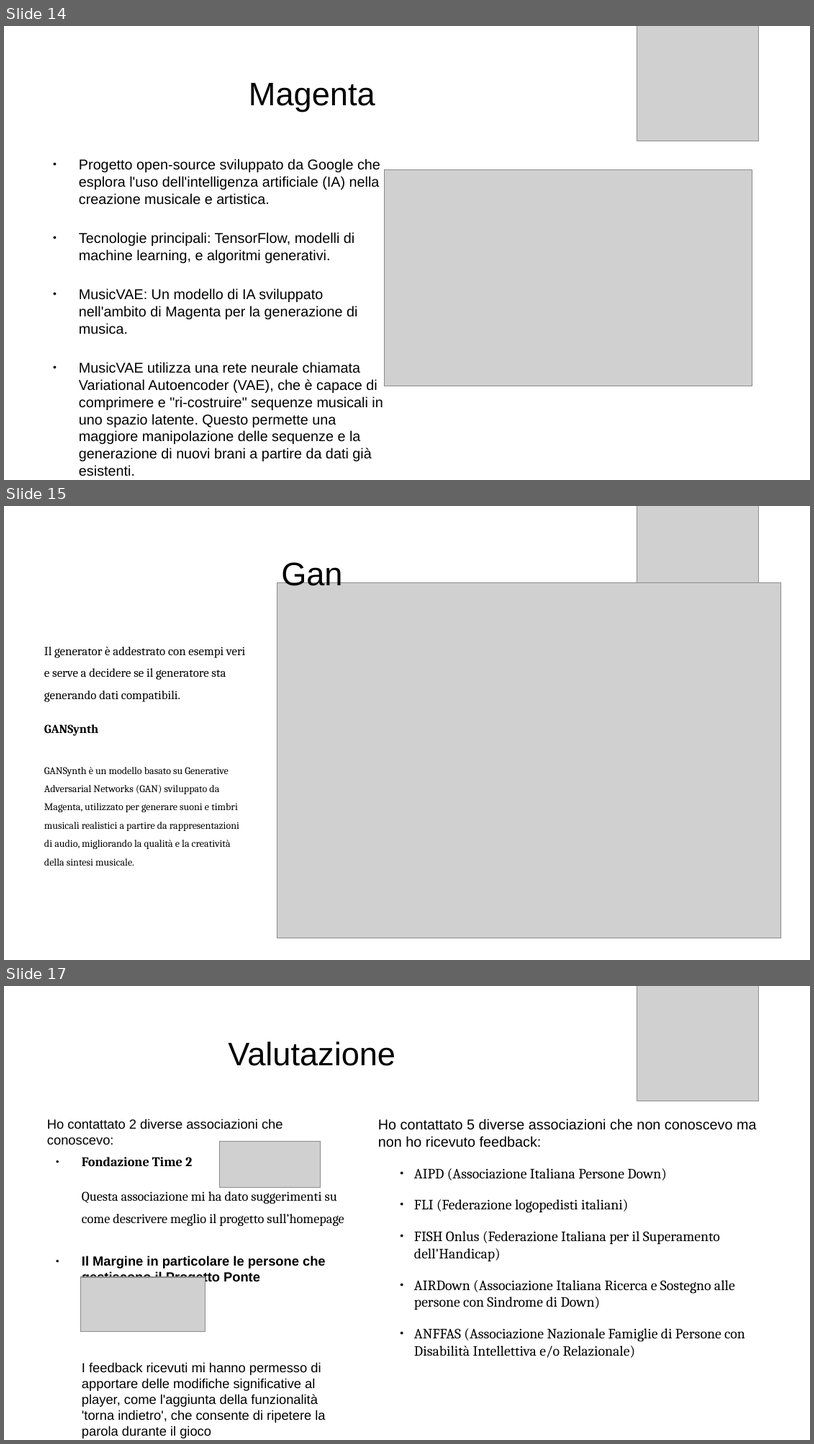
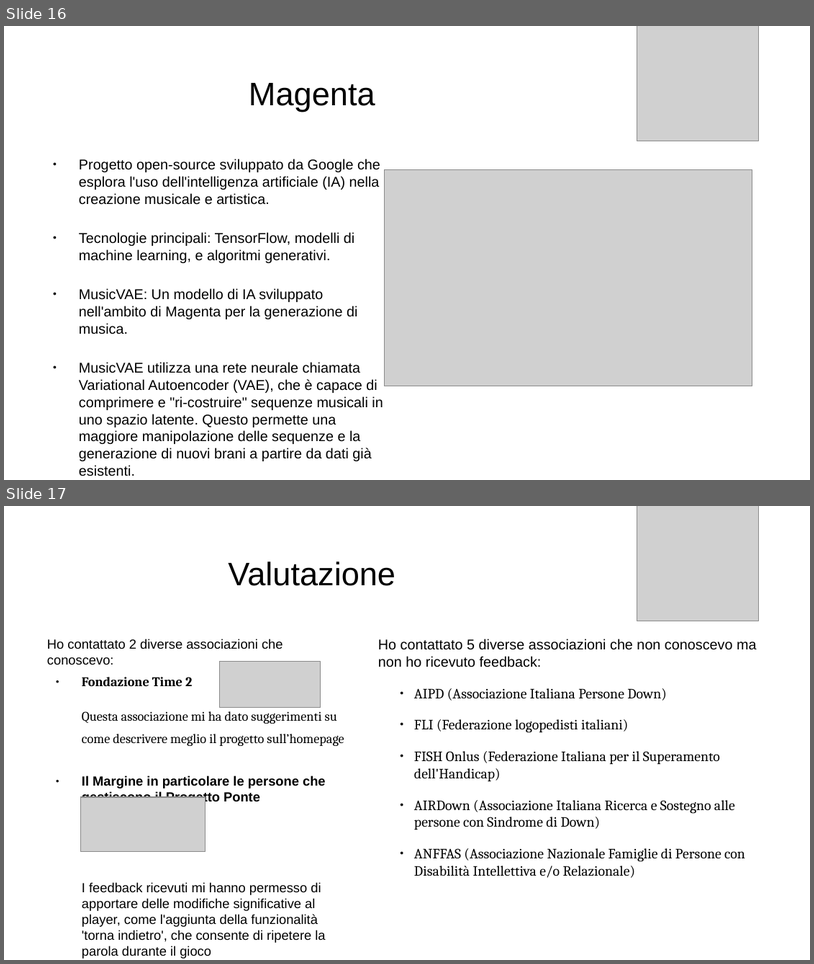
Before and after one commit to daloiso/tesi, a slide deck: presentazione_tesi.odp. Shown one above the other, each under a label of ours: slides 14, 15 and 17 before the commit, slides 16 and 17 after it; the slides between them are not shown. The pictures are 814x1444 and 814x964 pixels, drawn with LibreOffice and Linux fonts; fonts in the diff are those of the drawing; grey boxes stand for pictures. Boxes give left, top, right and bottom in pixels: in the first picture for what was removed or moved away, otherwise in the second. Text is boxed around its words. In the diff, an @@ line names an element or a change of style, - is before the commit and + after.

```diff
--- a/presentazione_tesi.odp
+++ b/presentazione_tesi.odp
@@ slide 15 removed at [4, 506, 810, 960], background #FFFFFF @@
@@ picture removed at [638, 506, 759, 621] @@
@@ title removed at [281, 560, 342, 586] @@
-Gan
@@ picture removed at [278, 583, 782, 938] @@
@@ text removed at [44, 646, 245, 865] @@
-Il generator è addestrato con esempi veri e serve a decidere se il generatore sta generando dati compatibili.
-GANSynth
-GANSynth è un modello basato su Generative Adversarial Networks (GAN) sviluppato da Magenta, utilizzato per generare suoni e timbri musicali realistici a partire da rappresentazioni di audio, migliorando la qualità e la creatività della sintesi musicale.
@@ what was slide 14 is now slide 16 @@
```
Also in this commit, not shown: 1 slide changed, 3 slides added, 2 other slides removed, 1 other file.
